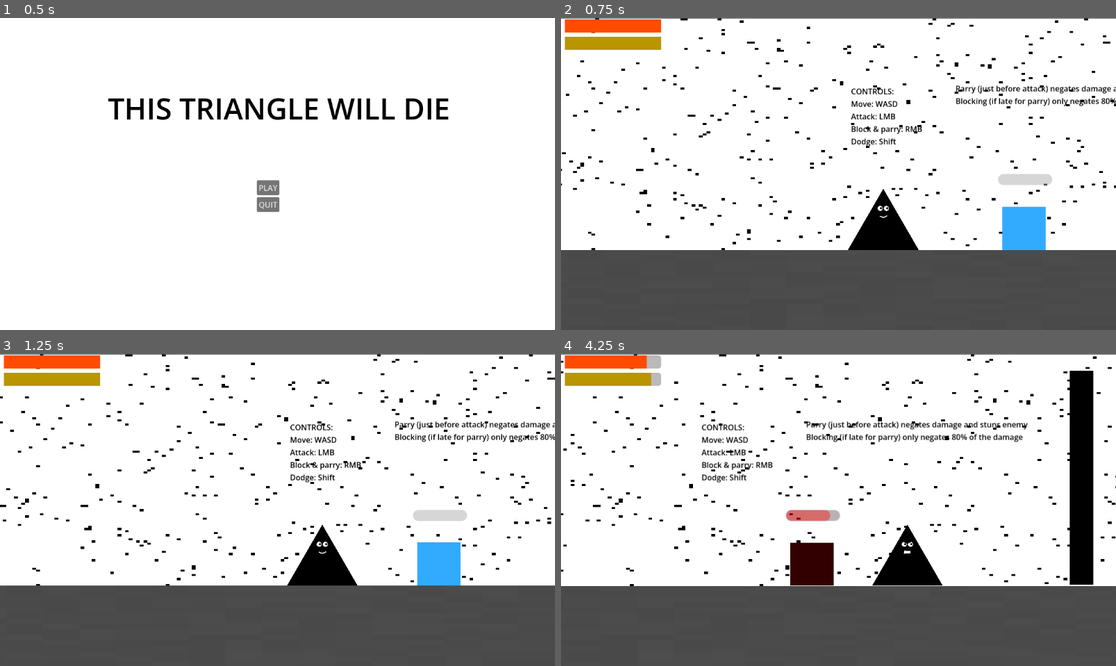
Above: before the commit, frames 1-4 (two rows, left to right).
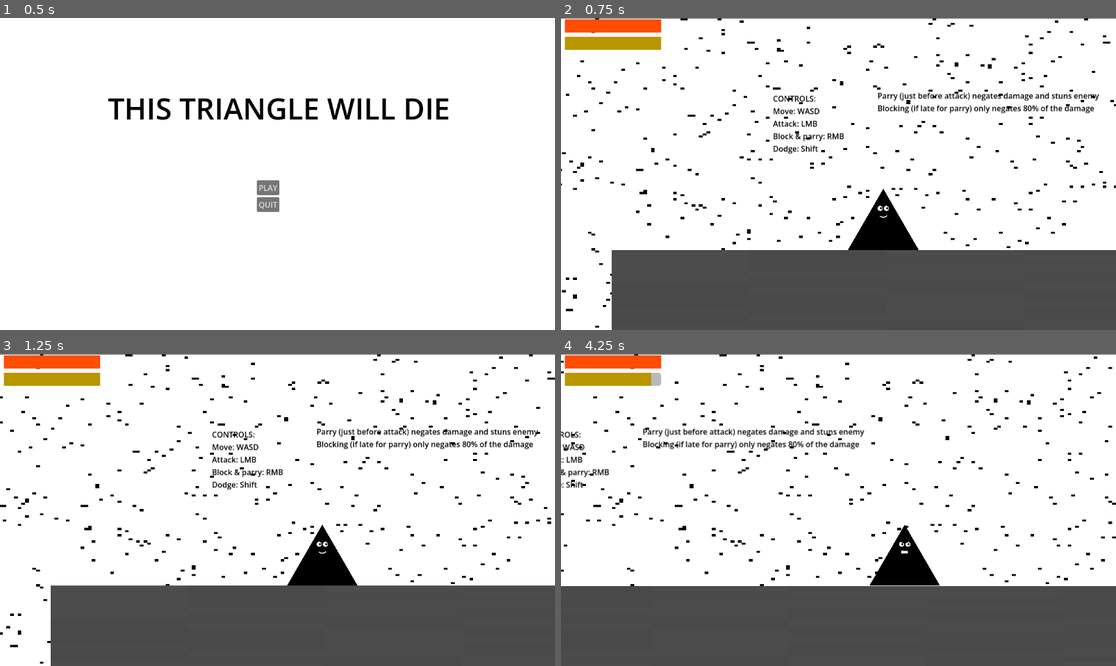
Above: after the commit, the same moments.

Repository: cnotgate/this-triangle-will-die
Game: Godot game, scene res://scenes/levels/UI.tscn
Same seed, same stepped clock (60 frames per second), same inputs: the game is played once before the commit and once after it.
Inputs (mouse positions are in pixels of both pictures, inside the frame that each line leads up to):
- Up to frame 1 (0.5 s): no input
- Up to frame 2 (0.75 s): click "PLAY" at 0.5 s
- Up to frame 3 (1.25 s): no input
- Up to frame 4 (4.25 s): move the mouse to (960, 494) at 1.27 s; hold Space (parry) 1.28-2.03 s; hold Right (ui_right) 1.28-2.78 s; click (960, 494) at 1.35 s; tap Up (ui_up) at 1.52, 2.27, 3.77 s; move the mouse to (727, 525) at 2.02 s; tap Space (parry) at 2.1 s; click (727, 525) at 2.3 s; move the mouse to (894, 441) at 2.77 s; hold Left (ui_left) 2.78-3.53 s; hold Space (parry) 2.78-3.53 s; click (894, 441) at 2.85 s; move the mouse to (810, 572) at 3.52 s; hold Right (ui_right) from 3.53 s (still down); tap Shift (dodge) at 3.6 s; click (810, 572) at 3.8 s

Frame 1 is identical in both runs. In frame 2, 6.5% of the frame differs, in the area x 0-100%, y 21-100%; in frame 3, 6.5%; in frame 4, 8.3%, in the area x 0-100%, y 0-75%.

Commit message:
feat: add Diamond Enemy with lunge attack and improve player combat hitbox registration and death zone detection.

Diff:
--- /dev/null
+++ b/scenes/components/DiamondEnemy.tscn
@@ -0,0 +1,45 @@
+[gd_scene format=3 uid="uid://bstybfhtbiflv"]
+
+[ext_resource type="Script" uid="uid://5doa0mlgdre6" path="res://scripts/diamond_enemy.gd" id="1_w1eg4"]
+
+[sub_resource type="ConvexPolygonShape2D" id="ConvexPolygonShape2D_bgxf1"]
+points = PackedVector2Array(0, -20, 20, 0, 0, 20, -20, 0)
+
+[sub_resource type="CircleShape2D" id="CircleShape2D_0ka5i"]
+radius = 60.0
+
+[node name="DiamondEnemy" type="CharacterBody2D" unique_id=2138759056]
+collision_layer = 2
+script = ExtResource("1_w1eg4")
+
+[node name="Polygon2D" type="Polygon2D" parent="." unique_id=2088167028]
+color = Color(0.8198382, 0, 0, 1)
+polygon = PackedVector2Array(0, -20, 20, 0, 0, 20, -20, 0)
+uv = PackedVector2Array(-48.399994, -58.799995, -124.399994, 31.599998, -53.807373, 112.16835, 10.613037, 30.998634)
+
+[node name="CollisionShape2D" type="CollisionShape2D" parent="." unique_id=90821374]
+shape = SubResource("ConvexPolygonShape2D_bgxf1")
+
+[node name="HurtBox" type="Area2D" parent="." unique_id=582398]
+collision_layer = 2
+collision_mask = 0
+
+[node name="CollisionShape2D" type="CollisionShape2D" parent="HurtBox" unique_id=2110539730]
+shape = SubResource("ConvexPolygonShape2D_bgxf1")
+
+[node name="SwordArea" type="Area2D" parent="." unique_id=162333435]
+collision_layer = 0
+collision_mask = 2
+
+[node name="CollisionShape2D" type="CollisionShape2D" parent="SwordArea" unique_id=1953207996]
+shape = SubResource("CircleShape2D_0ka5i")
+
+[node name="ProgressBar" type="ProgressBar" parent="." unique_id=239241677]
+offset_left = -23.0
+offset_top = -41.0
+offset_right = 27.0
+offset_bottom = -31.0
+max_value = 30.0
+show_percentage = false
+
+[connection signal="body_entered" from="SwordArea" to="." method="_on_sword_area_body_entered"]
--- a/scenes/components/player.tscn
+++ b/scenes/components/player.tscn
@@ -120,7 +120,7 @@
 color_ramp = SubResource("GradientTexture1D_acvb7")
 
 [sub_resource type="RectangleShape2D" id="RectangleShape2D_acvb7"]
-size = Vector2(96.88507, 900.17426)
+size = Vector2(96.88507, 901.6686)
 
 [sub_resource type="LabelSettings" id="LabelSettings_sjsxr"]
 font_size = 60
@@ -169,7 +169,7 @@
 texture = ExtResource("3_sjsxr")
 
 [node name="CollisionShape2D" type="CollisionShape2D" parent="Pivot/SwordArea" unique_id=732990381]
-position = Vector2(3.3003235, -538.9131)
+position = Vector2(3.3002625, -538.1661)
 scale = Vector2(0.9999995, 0.9999995)
 shape = SubResource("RectangleShape2D_acvb7")
 
--- a/scenes/levels/level1.tscn
+++ b/scenes/levels/level1.tscn
@@ -4,6 +4,7 @@
 [ext_resource type="PackedScene" uid="uid://bj8sq0tk54amg" path="res://scenes/components/player.tscn" id="1_x6ivy"]
 [ext_resource type="PackedScene" uid="uid://by8p0nb7jksho" path="res://scenes/components/rectangle_enemy.tscn" id="2_4tcl0"]
 [ext_resource type="Shader" uid="uid://b5xsn0d2nphhs" path="res://scenes/levels/level1.gdshader" id="3_dd0lh"]
+[ext_resource type="PackedScene" uid="uid://bstybfhtbiflv" path="res://scenes/components/DiamondEnemy.tscn" id="5_dywbp"]
 
 [sub_resource type="ShaderMaterial" id="ShaderMaterial_dywbp"]
 shader = ExtResource("1_bfxgj")
@@ -12,7 +13,7 @@
 shader_parameter/grain_size = 120.0
 
 [sub_resource type="RectangleShape2D" id="RectangleShape2D_4tcl0"]
-size = Vector2(40, 40)
+size = Vector2(60.28587, 40)
 
 [sub_resource type="StyleBoxFlat" id="StyleBoxFlat_4tcl0"]
 bg_color = Color(1, 0.29803923, 0, 1)
@@ -88,6 +89,9 @@
 [sub_resource type="LabelSettings" id="LabelSettings_bfxgj"]
 font_color = Color(0, 0, 0, 1)
 
+[sub_resource type="RectangleShape2D" id="RectangleShape2D_2r1tl"]
+size = Vector2(34247, 1643)
+
 [node name="level1" type="Node2D" unique_id=1783993572 groups=["gatekeeper"]]
 
 [node name="platform" type="StaticBody2D" parent="." unique_id=40416060]
@@ -96,16 +100,18 @@
 
 [node name="ColorRect" type="ColorRect" parent="platform" unique_id=1645723909]
 material = SubResource("ShaderMaterial_dywbp")
-offset_right = 40.0
+offset_left = -20.272701
+offset_right = 129.7273
 offset_bottom = 40.0
 metadata/_edit_use_anchors_ = true
 
 [node name="CollisionShape2D" type="CollisionShape2D" parent="platform" unique_id=40650482]
-position = Vector2(20, 20)
+position = Vector2(10.151711, 19.999994)
+scale = Vector2(1, 0.9999998)
 shape = SubResource("RectangleShape2D_4tcl0")
 
 [node name="Player" parent="." unique_id=917927805 groups=["gatekeeper"] instance=ExtResource("1_x6ivy")]
-position = Vector2(93, -74)
+position = Vector2(-5088, -74)
 scale = Vector2(0.1468848, 0.1468848)
 
 [node name="Camera2D" type="Camera2D" parent="Player" unique_id=187460605]
@@ -183,10 +189,10 @@
 position = Vector2(3219, -162)
 
 [node name="Label" type="Label" parent="." unique_id=911543037]
-offset_left = 26.0
-offset_top = -341.0
-offset_right = 174.0
-offset_bottom = -214.0
+offset_left = -5317.0
+offset_top = -326.0
+offset_right = -5169.0
+offset_bottom = -199.0
 text = "CONTROLS:
 Move: WASD
 Attack: LMB
@@ -204,4 +210,18 @@
 Blocking (if late for parry) only negates 80% of the damage"
 label_settings = SubResource("LabelSettings_bfxgj")
 
+[node name="DiamondEnemy" parent="." unique_id=2138759056 instance=ExtResource("5_dywbp")]
+position = Vector2(-3561, -80.00001)
+scale = Vector2(3.7600012, 3.7600012)
+collision_layer = 2
+
+[node name="KillArea" type="Area2D" parent="." unique_id=1692386851]
+position = Vector2(-2851, 2557)
+collision_mask = 2
+
+[node name="CollisionShape2D" type="CollisionShape2D" parent="KillArea" unique_id=1161466321]
+position = Vector2(6507, -286)
+shape = SubResource("RectangleShape2D_2r1tl")
+
 [connection signal="body_entered" from="GateCloser" to="Player" method="_on_gate_closer_body_entered"]
+[connection signal="body_entered" from="KillArea" to="Player" method="_on_kill_area_body_entered"]
--- /dev/null
+++ b/scripts/diamond_enemy.gd
@@ -0,0 +1,135 @@
+extends CharacterBody2D
+
+const SPEED = 70.0
+const LUNGE_SPEED = 400.0
+const LUNGE_DURATION = 0.4
+
+var gravity = ProjectSettings.get_setting("physics/2d/default_gravity")
+
+var max_hp = 25
+var current_hp = max_hp
+var player = null
+
+enum State { CHASE, PREPARE_ATTACK, ATTACKING, RECOVER, STUNNED }
+var current_state = State.CHASE
+
+var attack_range = 250
+var attack_damage = 10
+var lunge_dir = 1.0
+var lunge_timer = 0.0
+
+@onready var sword_col = $SwordArea/CollisionShape2D
+@onready var body = $Polygon2D
+var original_color: Color
+
+func _ready():
+	$ProgressBar.max_value = max_hp
+	$ProgressBar.value = current_hp
+	player = get_tree().get_first_node_in_group("player")
+	sword_col.disabled = true
+
+	original_color = body.color
+
+func _physics_process(delta):
+	$ProgressBar.value = current_hp
+	if not is_on_floor():
+		velocity.y += gravity * delta
+
+	match current_state:
+		State.CHASE:
+			if player != null:
+				var dist = global_position.distance_to(player.global_position)
+
+				if dist <= attack_range:
+					start_attack()
+				else:
+					var direction = sign(player.global_position.x - global_position.x)
+					velocity.x = direction * SPEED
+
+					if direction != 0:
+						$SwordArea.scale.x = direction
+
+		State.PREPARE_ATTACK:
+			velocity.x = move_toward(velocity.x, 0, SPEED)
+
+		State.ATTACKING:
+			velocity.x = lunge_dir * LUNGE_SPEED
+
+			lunge_timer -= delta
+			if lunge_timer <= 0.0:
+				end_attack()
+
+		State.RECOVER, State.STUNNED:
+			# Diam saat attack window
+			velocity.x = move_toward(velocity.x, 0, SPEED)
+
+	move_and_slide()
+
+func start_attack():
+	current_state = State.PREPARE_ATTACK
+
+	# Lock arah pas mulai windup
+	if player:
+		lunge_dir = sign(player.global_position.x - global_position.x)
+		if lunge_dir == 0:
+			lunge_dir = 1.0
+		$SwordArea.scale.x = lunge_dir
+
+	# Ubah warna jadi kuning buat windup
+	body.color = Color(1.0, 1.0, 0.4)
+
+	# windup
+	await get_tree().create_timer(0.8).timeout
+
+	# Cancel kalo keburu di-parry/dipukul pas windup
+	if current_state != State.PREPARE_ATTACK: return
+
+	current_state = State.ATTACKING
+	body.color = Color(1.0, 0.2, 0.2) # Merah pas nyerang
+	sword_col.disabled = false # Hitbox aktif
+	lunge_timer = LUNGE_DURATION
+
+func end_attack():
+	# Matiin hitbox tabrakan
+	sword_col.set_deferred("disabled", true)
+
+	# Musuh attack window abis menyerang
+	current_state = State.RECOVER
+	body.color = original_color
+
+	# Cooldown 1.2 detik sebelum ngejar lagi
+	await get_tree().create_timer(1.2).timeout
+
+	if current_state == State.RECOVER:
+		current_state = State.CHASE
+
+func _on_sword_area_body_entered(body):
+	if body.is_in_group("player") and body.has_method("receive_attack"):
+		body.receive_attack(attack_damage, self)
+
+func take_damage(amount):
+	current_hp -= amount
+	print("Diamond Enemy kena hit! HP sisa: ", current_hp)
+	if current_hp <= 0:
+		queue_free()
+
+func get_parried():
+	print("Diamond Enemy kena parry pas nerjang!")
+	current_state = State.STUNNED
+	sword_col.set_deferred("disabled", true)
+
+	# Warna biru pas kena parry
+	body.color = Color(0.6, 0.6, 1.0)
+
+	# Mental ke belakang dikit
+	var knockback_dir = -sign(player.global_position.x - global_position.x)
+	if knockback_dir == 0: knockback_dir = 1
+	velocity.x = knockback_dir * 250
+	velocity.y = -100
+
+	# Stunned 2.5 detik biar gampang digebuk player
+	await get_tree().create_timer(2.5).timeout
+
+	if is_instance_valid(self):
+		body.color = original_color
+		current_state = State.CHASE
--- a/scripts/player.gd
+++ b/scripts/player.gd
@@ -6,7 +6,8 @@
 @onready var animation_player = $AnimationPlayer
 @onready var sword_area = $Pivot/SwordArea
 @onready var pivot = $Pivot
-# Node Partikel yang baru lu bikin
+@onready var sword_col = $Pivot/SwordArea/CollisionShape2D
+
 @onready var parry_particles = $Pivot/ParryParticles
 # Variabel UI
 @onready var hp_bar = $UI/HealthBar
@@ -79,6 +80,7 @@
 			update_face()
 
 func _ready():
+	sword_col.disabled = true
 	$"../PintuGerbang/AnimationPlayer".play("tutup")
 	spawn_point = global_position # Inget posisi awal pas start
 
@@ -204,6 +206,7 @@
 	in_combat = true
 	current_state = State.ATTACK
 	sword_area.show()
+	sword_col.disabled = false
 	animation_player.play("attack")
 
 func start_parry():
@@ -274,7 +277,7 @@
 	velocity = Vector2.ZERO
 	death_ui.show()
 
-	# Kasih jeda biar player bisa merenungi nasibnya
+	# Kasih jeda
 	await get_tree().create_timer(3.0).timeout
 
 	# Reload total satu level
@@ -308,6 +311,7 @@
 	if anim_name == "attack":
 		current_state = State.NORMAL
 		sword_area.hide()
+		sword_col.disabled = true
 
 func trigger_hitstop():
 	Engine.time_scale = 0.05
@@ -315,7 +319,7 @@
 	Engine.time_scale = 1.0
 
 func _on_sword_area_area_entered(area):
-	if area.name == "HurtBox" and area.get_parent().is_in_group("gatekeeper") and current_state == State.ATTACK:
+	if area.name == "HurtBox" and area.get_parent().has_method("take_damage") and current_state == State.ATTACK:
 		area.get_parent().take_damage(10)
 		trigger_hitstop()
 
@@ -398,3 +402,9 @@
 	if body.has_method("take_damage") and body.name=="Boss" and current_state == State.ATTACK:
 		body.take_damage(5)
 		trigger_hitstop()
+
+func _on_kill_area_body_entered(body):
+	print("sadfkjalsdfkjfds")
+	if body.name == "Player":
+		print("Player kena kill area, mati!")
+		die()
Not shown, added: bukti-date-modified-file.png.import
Not shown, added: scripts/diamond_enemy.gd.uid
Not shown, changed: README.md
